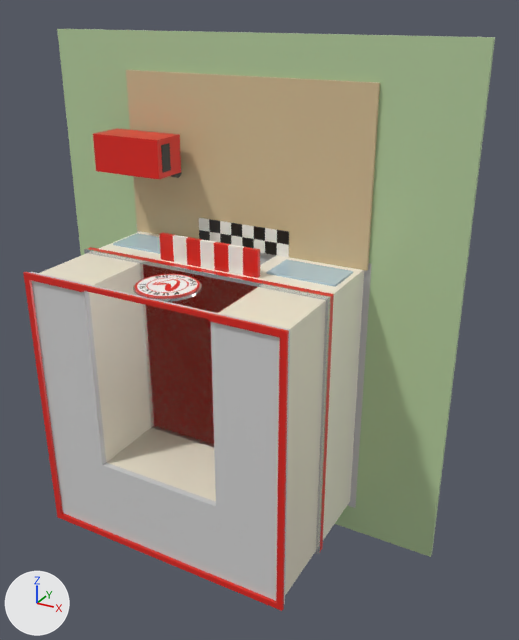
The glTF model kurichiland-forge/diner.glb as it was, and as the next commit left it.
Rendered twice from a camera (50 mm lens) standing at (18931.0, -32708.0, 19464.0) and looking at (2570.0, -2961.0, 4591.0). The axes (+X, +Y, +Z) are drawn at lower left. The lights are the same throughout. The older version comes first.

Objects in the first picture: '1F 壁(クリーム)', '2F コの字', 'キッチンカー_車体', 'クロームトリム', 'テラスデッキ', '基礎', '屋根', '屋根コーピング', '敷地(芝生)', '看板(VSWロゴ)', '窓_東', '赤帯' and 26 more.
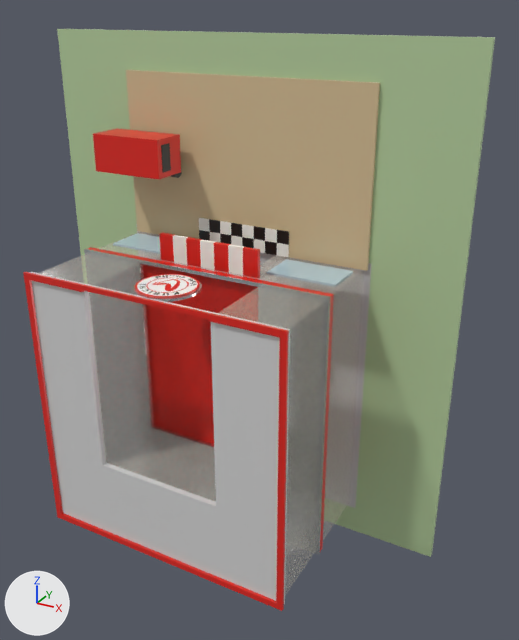
Commit message: building: glass (transparent) walls on diner exterior + white massing

Changed parts and their boxes [x1, y1, x2, y2] in the pictures (519 x 640 px):
'2F コの字', surface changed: [39, 253, 326, 595] in both
'1F 壁(クリーム)', surface changed: [98, 232, 364, 540] in both

The change, as a diff of the scene's bpy script:
```diff
--- a/kurichiland-forge/diner.glb.py
+++ b/kurichiland-forge/diner.glb.py
@@ mat_1f_壁_クリーム__material @@
 mat_1f_壁_クリーム__material.roughness = 0.35
+mat_1f_壁_クリーム__material.alpha = 0.2
@@ mat_2f_コの字_material @@
 mat_2f_コの字_material.metallic = 0.05
-mat_2f_コの字_material.roughness = 0.35
+mat_2f_コの字_material.roughness = 0.1
+mat_2f_コの字_material.alpha = 0.2
```
